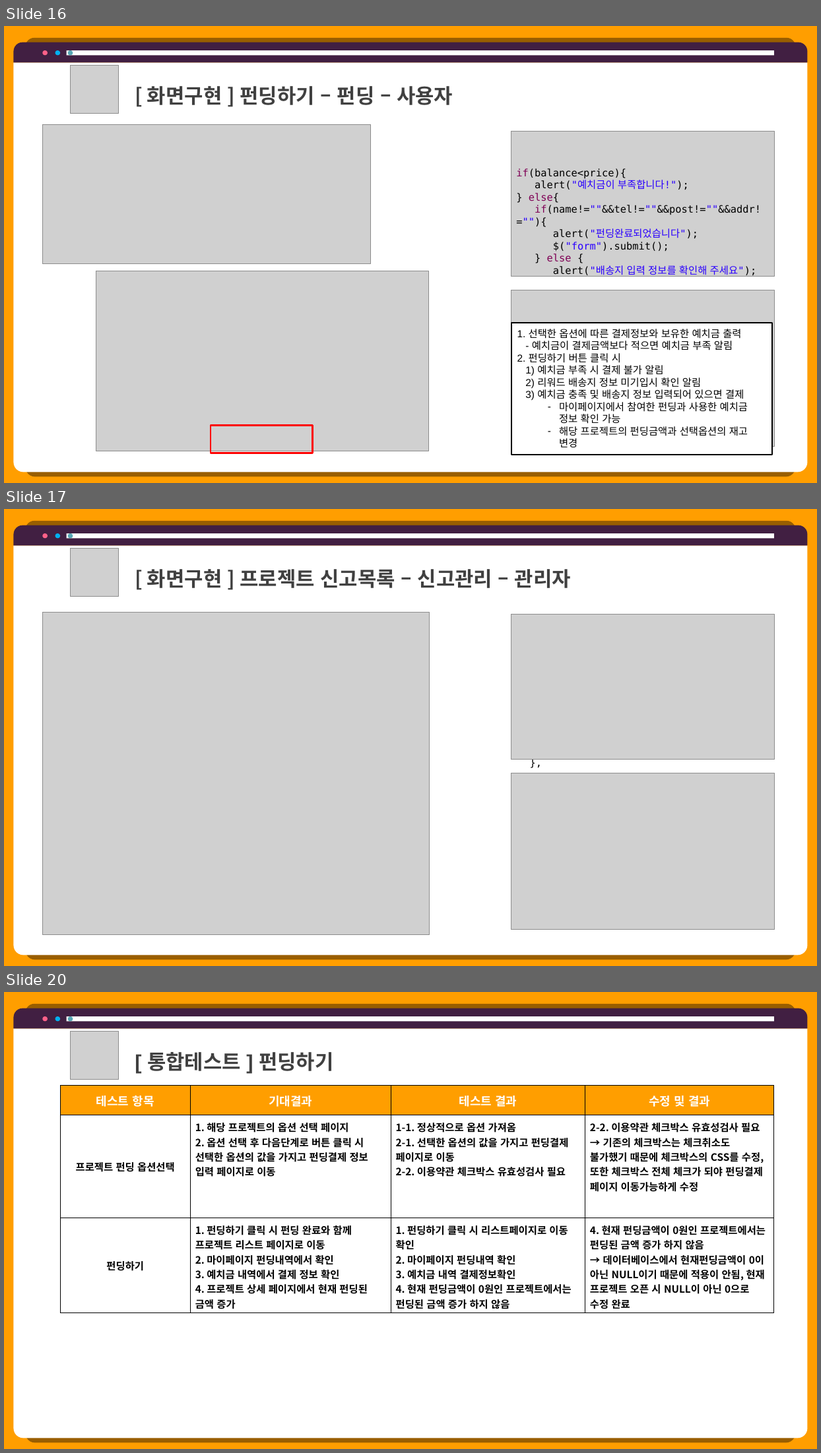
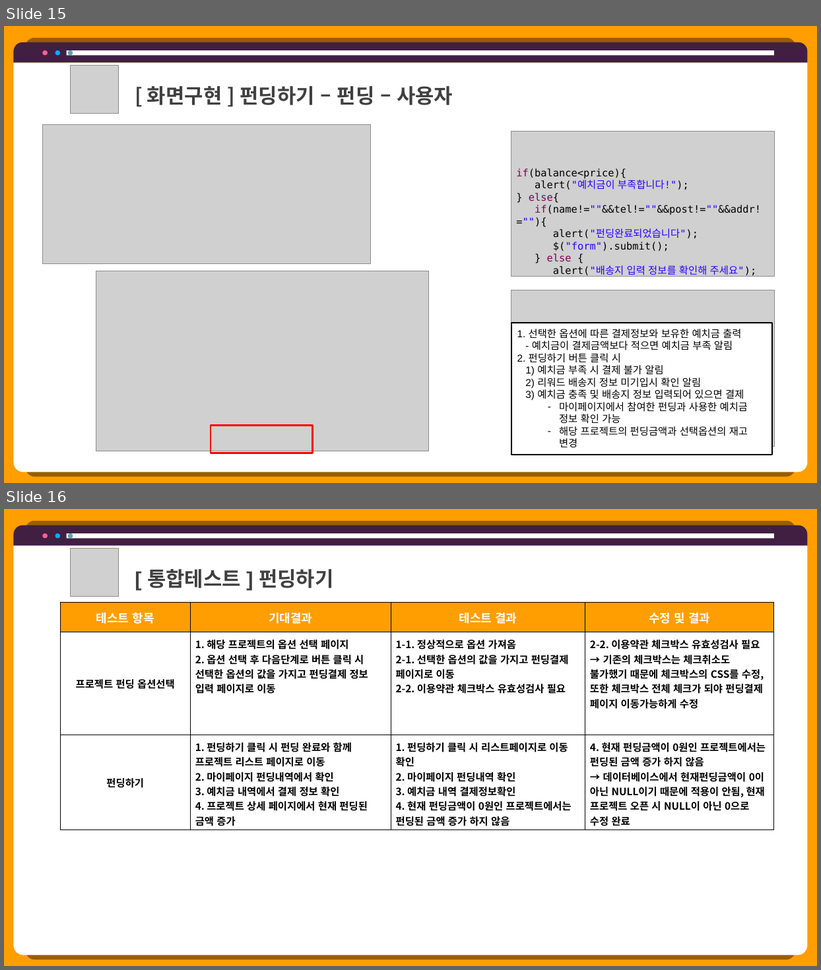
Before and after one commit to hhsw07/ezen-academy-projects, a slide deck: 0 발표용 파워포인트/0608 5차발표/0608 project06 - 파워포인트 - 민기.pptx. Shown one above the other, each under a label of ours: slides 16, 17 and 20 before the commit, slides 15 and 16 after it; the slides between them are not shown. The pictures are 821x1453 and 821x970 pixels, drawn with LibreOffice and Linux fonts; fonts in the diff are those of the drawing; grey boxes stand for pictures. Boxes give left, top, right and bottom in pixels: in the first picture for what was removed or moved away, otherwise in the second. Text is boxed around its words. In the diff, an @@ line names an element or a change of style, - is before the commit and + after.

```diff
--- a/0 발표용 파워포인트/0608 5차발표/0608 project06 - 파워포인트 - 민기.pptx
+++ b/0 발표용 파워포인트/0608 5차발표/0608 project06 - 파워포인트 - 민기.pptx
@@ slide 17 removed at [4,509,817,966], background #FF9E00 @@
@@ round same rect removed at [14,525,808,545] @@
@@ round same rect removed at [14,545,808,956] @@
@@ ellipse removed at [42,533,48,538] @@
@@ ellipse removed at [55,533,60,538] @@
@@ rectangle removed at [66,533,774,538] @@
@@ ellipse removed at [68,533,73,538] @@
@@ picture removed at [71,548,119,596] @@
@@ text removed at [147,569,571,588] @@
-[ 화면구현 ] 프로젝트 신고목록 – 신고관리 – 관리자
@@ picture removed at [42,612,430,935] @@
@@ picture removed at [511,614,774,760] @@
@@ picture removed at [511,774,774,930] @@
@@ what was slide 16 is now slide 15 @@
@@ what was slide 20 is now slide 16 @@
```
Also in this commit, not shown: 1 slide changed, 3 other slides removed.
